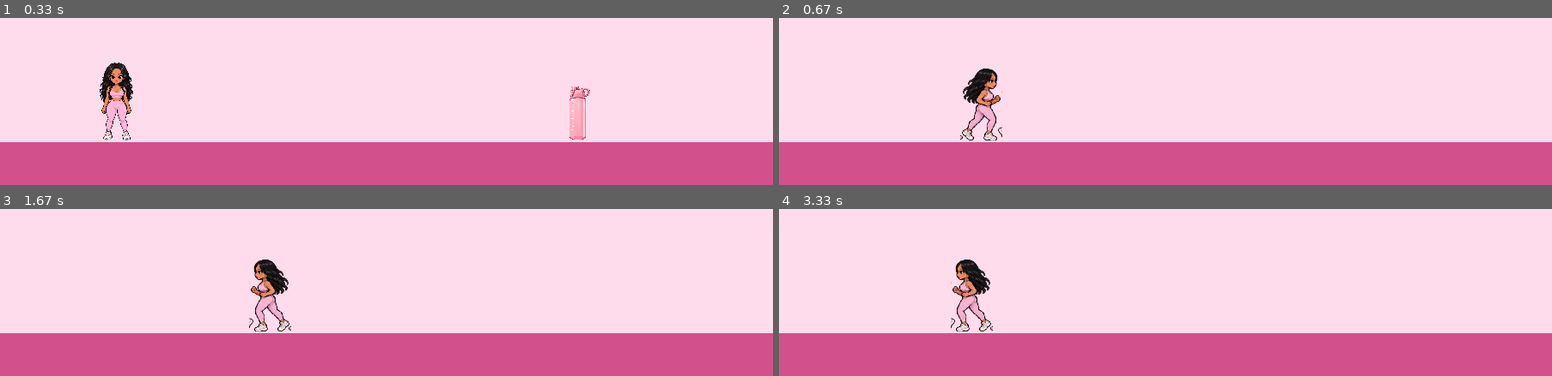
Above: before the commit, frames 1-4 (two rows, left to right).
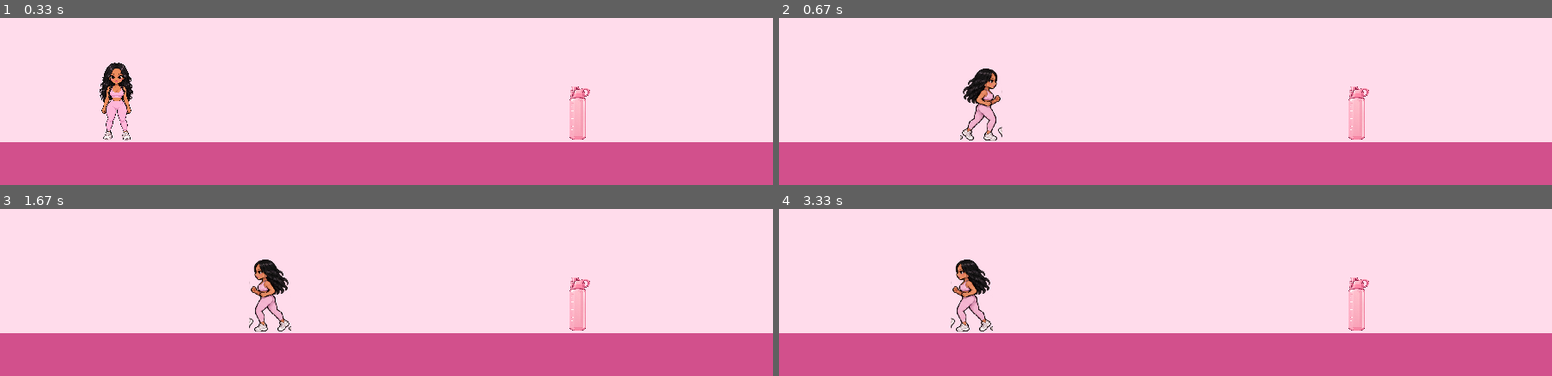
Above: after the commit, the same moments.

Repository: lavslab/75-hard-pygame
Game: pygame game, started from main.py
Same seed, same stepped clock (60 frames per second), same inputs: the game is played once before the commit and once after it.
Inputs:
- Up to frame 1 (0.33 s): no input
- Up to frame 2 (0.67 s): hold Right from 0.33 s (still down)
- Up to frame 3 (1.67 s): release Right at 0.8 s; hold Right 0.83-1.3 s; hold Left from 1.33 s (still down)
- Up to frame 4 (3.33 s): release Left at 1.87 s; hold Left 1.9-2.3 s; hold Right 2.33-2.97 s; hold Left from 3 s (still down)

Frame 1 is identical in both runs. In frame 2, 0.6% of the frame differs, in the area x 73-77%, y 41-73%; in frame 3, 0.6%; in frame 4, 0.6%.

Commit message:
Add picking up water bottle

Diff:
--- a/main.py
+++ b/main.py
@@ -93,10 +93,6 @@
 lav_y = 350
 lav_speed = 5
 
-# water bottle position
-water_x = 650
-water_y = 380
-
 # jumping settings
 lav_y_velocity = 0
 gravity = 1
@@ -109,6 +105,13 @@
 jump_animation_index = 0
 jump_animation_speed = 0.12
 
+# water bottle position
+water_x = 650
+water_y = 380
+
+# collectible state
+water_collected = False
+
 # ------ main game loop ------
 running = True
 
@@ -134,7 +137,6 @@
     if (keys[pygame.K_RIGHT] or keys[pygame.K_LEFT]) and lav_y == 350:
         run_animation_index += run_animation_speed
 
-        # restart animation after the last frame
         if run_animation_index >= len(run_frames):
             run_animation_index = 0
 
@@ -163,6 +165,27 @@
 
     else:
         jump_animation_index = 0
+
+    # ---------------- COLLISION ----------------
+
+    # make invisible rectangles around Lav and the bottle
+    lav_rect = pygame.Rect(
+        lav_x,
+        lav_y,
+        lav_width,
+        lav_height
+    )
+
+    water_rect = pygame.Rect(
+        water_x,
+        water_y,
+        45,
+        70
+    )
+
+    # collect water bottle when Lav touches it
+    if not water_collected and lav_rect.colliderect(water_rect):
+        water_collected = True
 
     # ---------------- DRAW EVERYTHING ----------------
 
@@ -176,6 +199,13 @@
         (0, 450, WIDTH, 50)
     )
 
+    # draw water bottle only if it has NOT been collected
+    if not water_collected:
+        screen.blit(
+            water_image,
+            (water_x, water_y)
+        )
+
     # draw Lav
     if lav_y < 350:
         # Lav is jumping
@@ -188,10 +218,9 @@
         screen.blit(current_frame, (lav_x, lav_y))
 
     elif keys[pygame.K_LEFT]:
-        # get the same running frame
+        # Lav is running left
         current_frame = run_frames[int(run_animation_index)]
 
-        # flip it horizontally so Lav faces left
         current_frame = pygame.transform.flip(
             current_frame,
             True,
@@ -204,11 +233,6 @@
         # Lav is standing still
         screen.blit(lav_image, (lav_x, lav_y))
 
-        # draw water bottle
-        screen.blit(water_image, (water_x, water_y))
-
-
-
     # show finished frame
     pygame.display.update()
 
